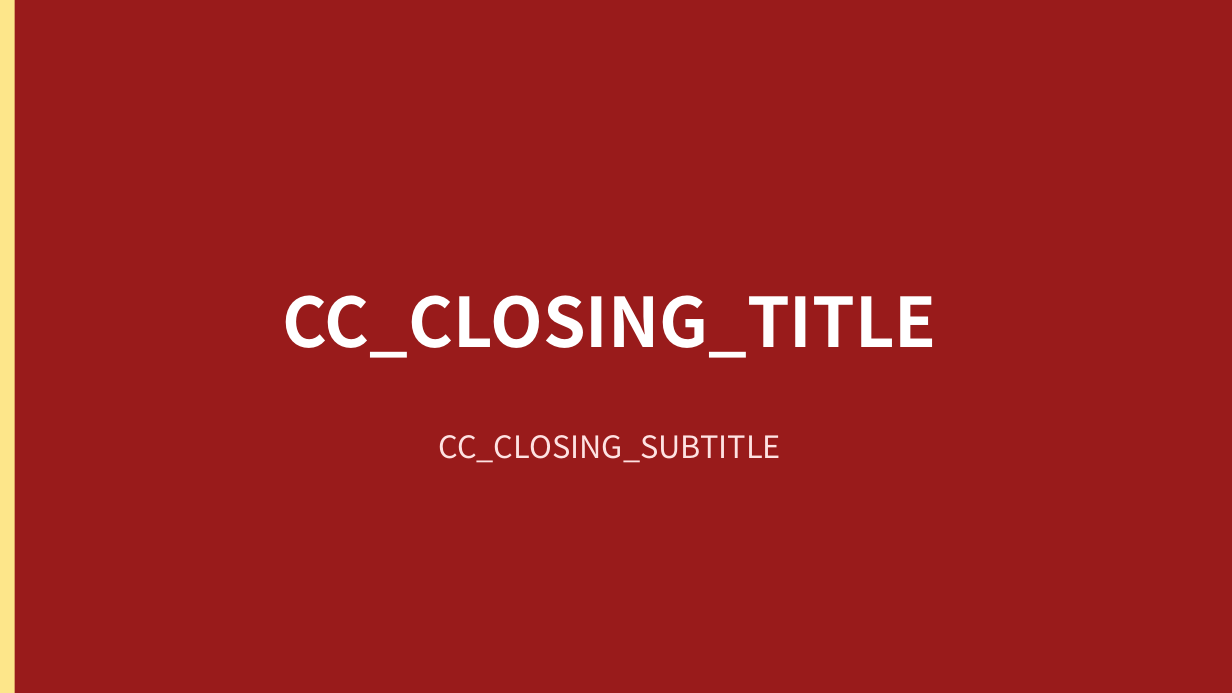
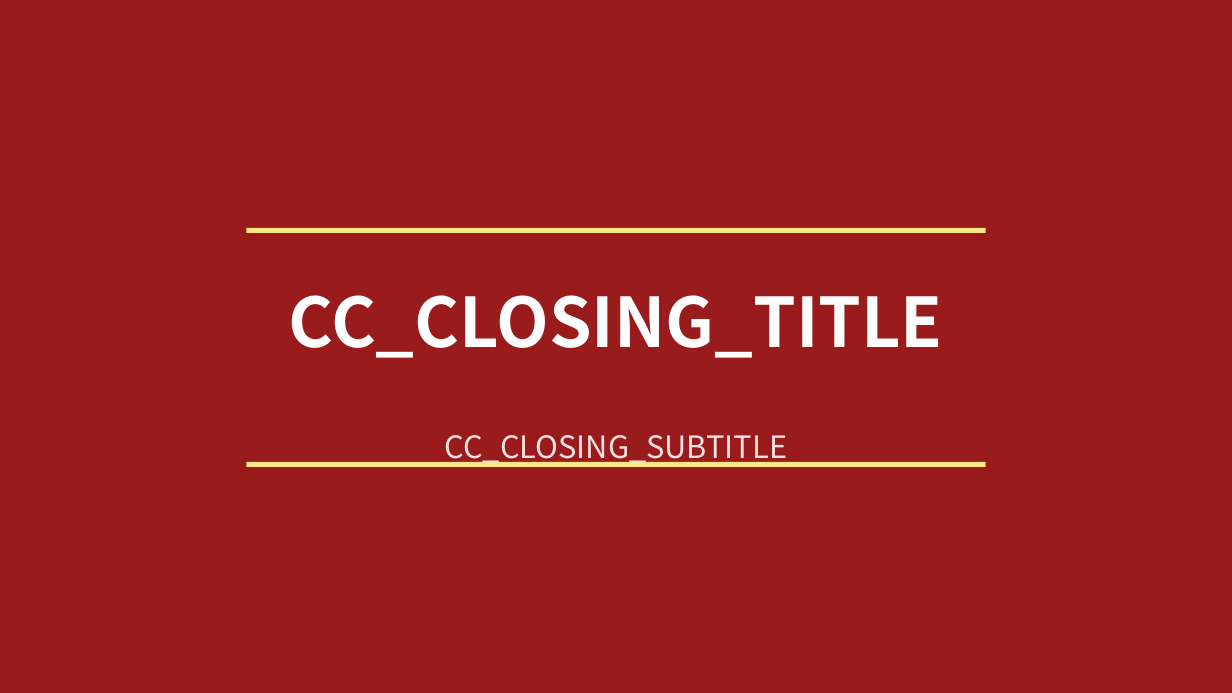
Before and after one commit to holyaugust/chartcraft, a slide deck: slide 14 of public/ppt-beautify/full/red-corporate.pptx. Drawn at 1232x693 pixels with LibreOffice and Linux fonts; fonts in the diff are those of the drawing. Boxes give left, top, right and bottom in pixels: in the first picture for what was removed or moved away, otherwise in the second. Text is boxed around its words. In the diff, an @@ line names an element or a change of style, - is before the commit and + after.

```diff
--- a/public/ppt-beautify/full/red-corporate.pptx
+++ b/public/ppt-beautify/full/red-corporate.pptx
@@ rectangle: place and size @@
-rectangle at [0, 0, 15, 692]
+rectangle at [246, 228, 986, 233]
@@ text "CC_CLOSING_TITLE": place and size @@
-text "CC_CLOSING_TITLE" at [283, 295, 937, 358]
+text "CC_CLOSING_TITLE" at [289, 295, 943, 358]
@@ text "CC_CLOSING_SUBTITLE" rewrapped from [438, 435, 781, 463] to [445, 435, 788, 467] @@
@@ rectangle added at [246, 462, 986, 467], fill #FDE68A @@
```
Also in this commit, not shown: 13 other slides changed, 52 other files.
